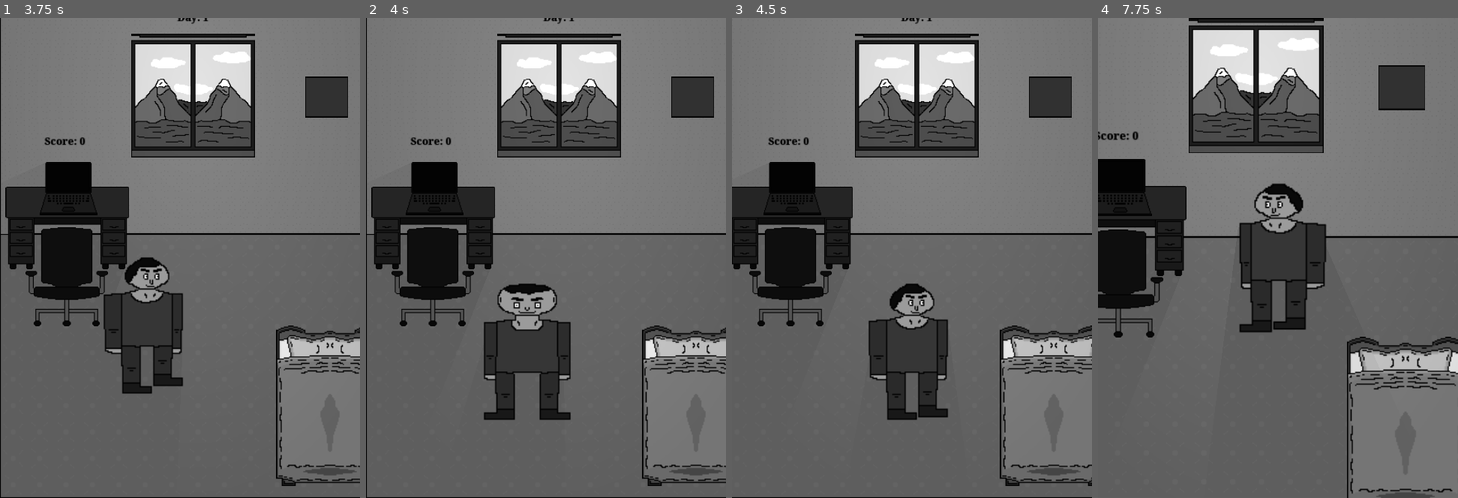
Above: before the commit, frames 1-4 (left to right).
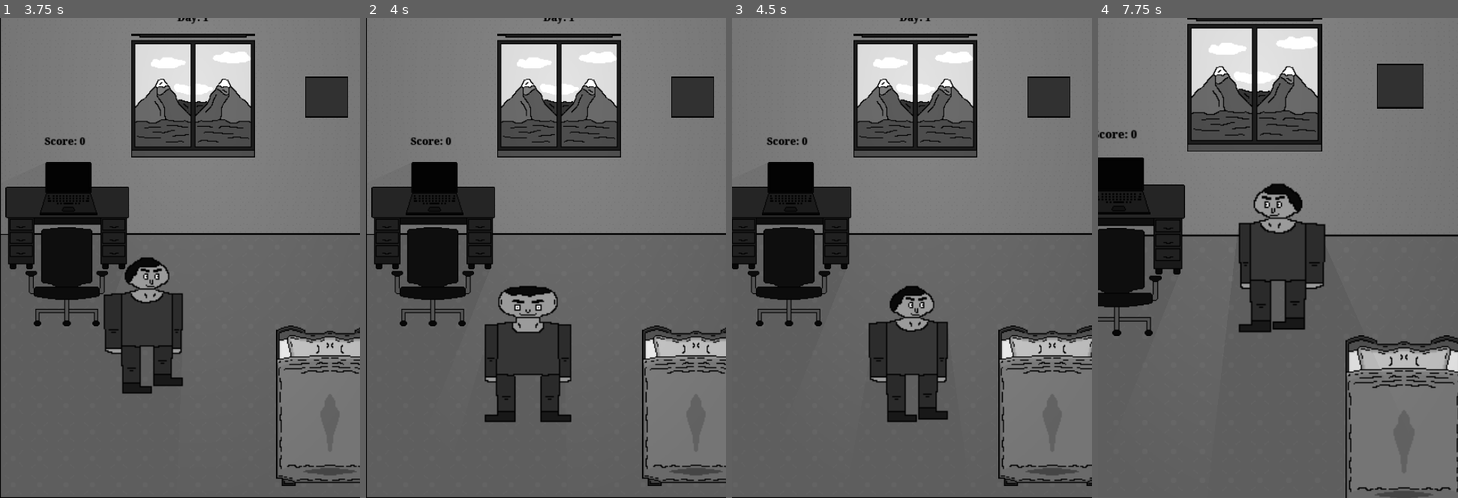
Above: after the commit, the same moments.

Repository: LazyMiB/Burnout-Pending
Game: Godot game, scene res://ui/main.tscn
The game is run twice, just before and just after one commit, with the same random seed, the same clock (stepped at 60 frames per second) and the same inputs. Sound files missing from this copy of the repository are replaced by a short silence.
Inputs (mouse positions are in pixels of both pictures, inside the frame that each line leads up to):
- Up to frame 1 (3.75 s): click (180, 186) at 0.5 s; tap Enter at 1.25 s; move the mouse to (259, 234) at 1.27 s; hold Right (right) 1.28-2 s; tap Space (action) at 1.35 s; click (259, 234) at 1.42 s; tap Up (up) at 1.52 s; drag from (108, 282) to (162, 354) at 2.02 s; move the mouse to (216, 152) at 2.77 s; hold Left (left) 2.78-3.5 s; hold = (zoom-in) 2.78-3.5 s; drag from (162, 354) to (72, 186) at 3.52 s
- Up to frame 2 (4 s): no input
- Up to frame 3 (4.5 s): tap Space (action) at 4.25, 4.35 s; move the mouse to (1020, 330) at 4.27 s; hold Right (right) from 4.28 s (still down)
- Up to frame 4 (7.75 s): tap Up (up) at 4.52, 7.52 s; release Right (right) at 5 s; drag from (1170, 186) to (1224, 138) at 5.02 s; move the mouse to (1296, 258) at 5.77 s; hold Right (right) 5.78-6.5 s; hold = (zoom-in) 5.78-6.5 s; click (1296, 258) at 5.92 s; drag from (1224, 138) to (1206, 282) at 6.52 s; move the mouse to (1357, 234) at 7.27 s; hold Left (left) from 7.28 s (still down); tap Space (action) at 7.35 s

Frame 1 is identical in both runs. In frame 2, 1.5% of the frame differs, in the area x 32-58%, y 55-85%; in frame 3, 4.2%; in frame 4, 7.7%, in the area x 0-100%, y 0-100%.

Commit message:
improve touch handing in room scene

Diff:
--- a/room/player.gd
+++ b/room/player.gd
@@ -32,7 +32,7 @@
 
 func _physics_process(delta):
 	# hadle touches
-	if _pos_to and position.distance_to(_pos_to) <= 5:
+	if _pos_to and position.distance_to(_pos_to) <= 1:
 		_pos_to = Vector2.ZERO
 	# get directions
 	var directions = Input.get_vector("left", "right", "up", "down").normalized()
